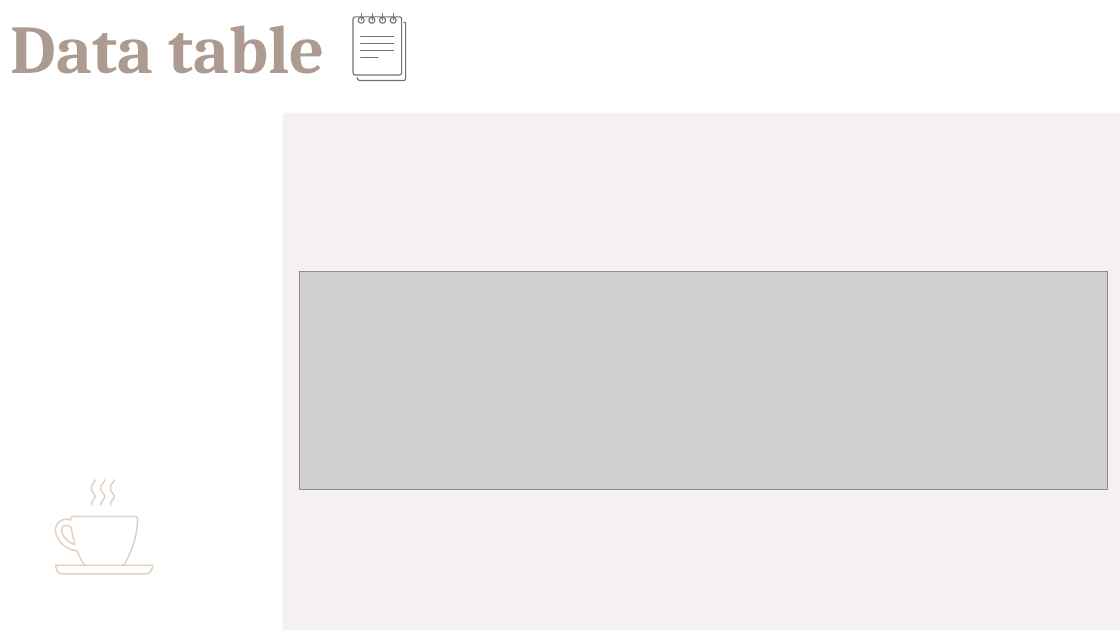
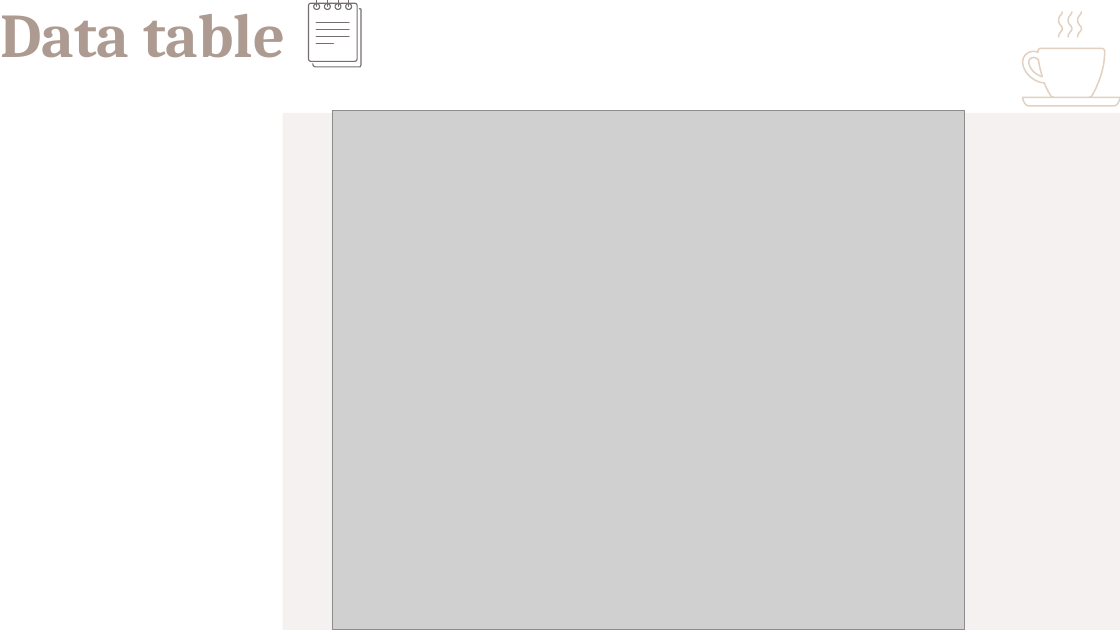
Before and after one commit to domenico-rgs/EFSA-Project, a slide deck: slide 3 of Presentation.pptx. Drawn at 1120x630 pixels with LibreOffice and Linux fonts; fonts in the diff are those of the drawing; grey boxes stand for pictures. Boxes give left, top, right and bottom in pixels: in the first picture for what was removed or moved away, otherwise in the second. Text is boxed around its words. In the diff, an @@ line names an element or a change of style, - is before the commit and + after.

```diff
--- a/Presentation.pptx
+++ b/Presentation.pptx
@@ text "Data table": place and size @@
-text "Data table" at (11, 25, 324, 74)
+text "Data table" at (0, 14, 285, 58)
@@ text "Data table" at (0, 14, 285, 58): size 44 to 40 pt @@
@@ 14 freeform shapes: place and size @@
-14 freeform shapes at (353, 13, 405, 81)
+14 freeform shapes at (309, 0, 361, 67)
@@ 3 freeform shapes: place and size @@
-3 freeform shapes at (92, 479, 114, 504)
+3 freeform shapes at (1058, 12, 1081, 37)
@@ picture added at (333, 111, 964, 629) @@
@@ 3 freeform shapes: place and size @@
-3 freeform shapes at (56, 516, 153, 575)
+3 freeform shapes at (1023, 48, 1120, 106)
@@ picture removed at (299, 271, 1108, 489) @@
```
Also in this commit, not shown: 15 other slides changed, 3 slides added.
